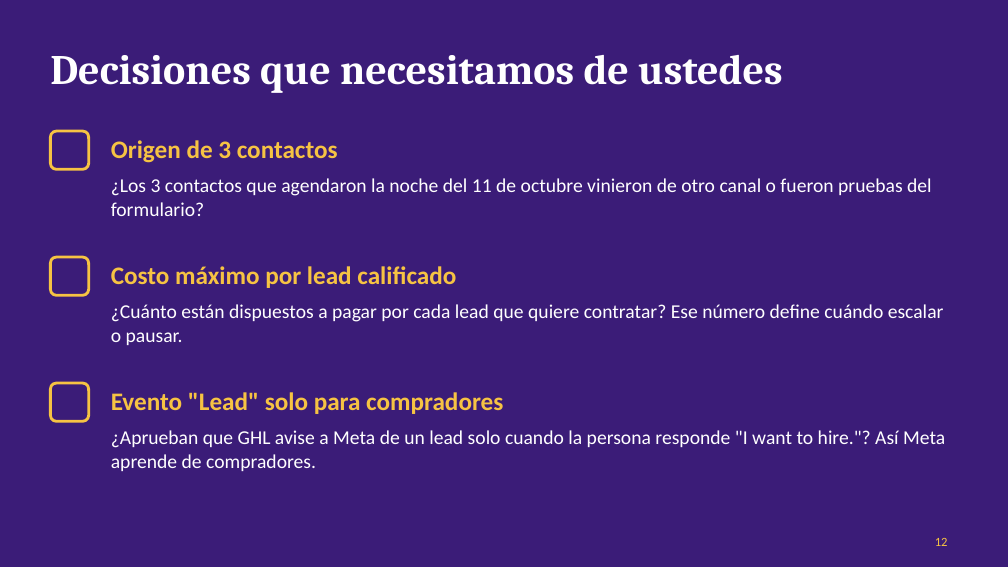
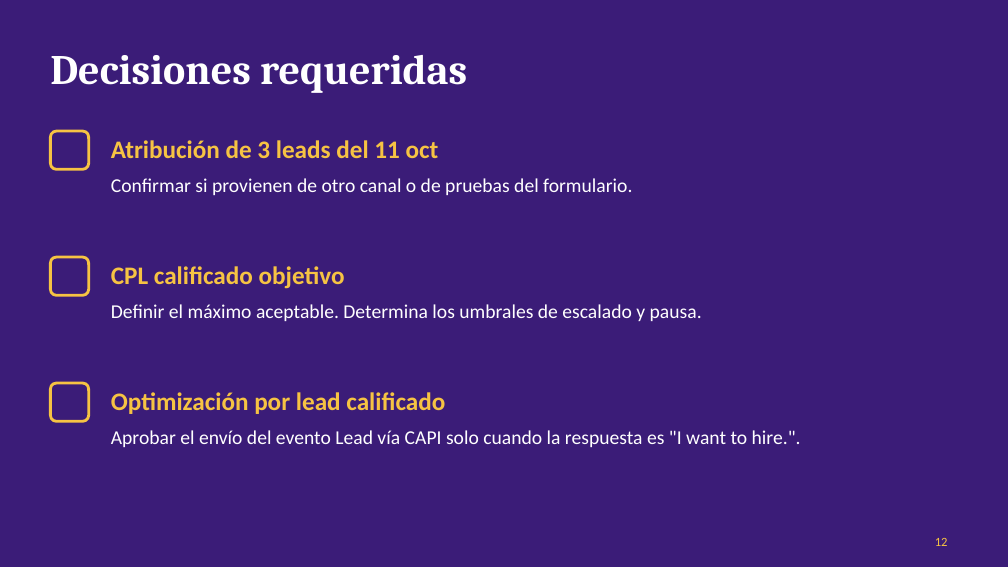
Before and after one commit to manlizard-sys/MetaADS2026, a slide deck: slide 12 of build/reports/informes/Informe_Meta_Ads_Orchid_2026-10-12.pptx. Drawn at 1008x567 pixels with LibreOffice and Linux fonts; fonts in the diff are those of the drawing. Boxes give left, top, right and bottom in pixels: in the first picture for what was removed or moved away, otherwise in the second. Text is boxed around its words. In the diff, an @@ line names an element or a change of style, - is before the commit and + after.

```diff
--- a/build/reports/informes/Informe_Meta_Ads_Orchid_2026-10-12.pptx
+++ b/build/reports/informes/Informe_Meta_Ads_Orchid_2026-10-12.pptx
@@ title at (x1=50, y1=55, x2=467, y2=93): text changed @@
-Decisiones que necesitamos de ustedes
+Decisiones requeridas
@@ text at (x1=111, y1=140, x2=439, y2=158): text changed @@
-Origen de 3 contactos
+Atribución de 3 leads del 11 oct
@@ text at (x1=111, y1=178, x2=632, y2=195): text changed @@
-¿Los 3 contactos que agendaron la noche del 11 de octubre vinieron de otro canal o fueron pruebas del formulario?
+Confirmar si provienen de otro canal o de pruebas del formulario.
@@ text at (x1=111, y1=266, x2=345, y2=289): text changed @@
-Costo máximo por lead calificado
+CPL calificado objetivo
@@ text at (x1=111, y1=304, x2=702, y2=321): text changed @@
-¿Cuánto están dispuestos a pagar por cada lead que quiere contratar? Ese número define cuándo escalar o pausar.
+Definir el máximo aceptable. Determina los umbrales de escalado y pausa.
@@ text at (x1=111, y1=392, x2=445, y2=414): text changed @@
-Evento "Lead" solo para compradores
+Optimización por lead calificado
@@ text at (x1=111, y1=430, x2=801, y2=447): text changed @@
-¿Aprueban que GHL avise a Meta de un lead solo cuando la persona responde "I want to hire."? Así Meta aprende de compradores.
+Aprobar el envío del evento Lead vía CAPI solo cuando la respuesta es "I want to hire.".
```
Also in this commit, not shown: 11 other slides changed, 1 other file.
